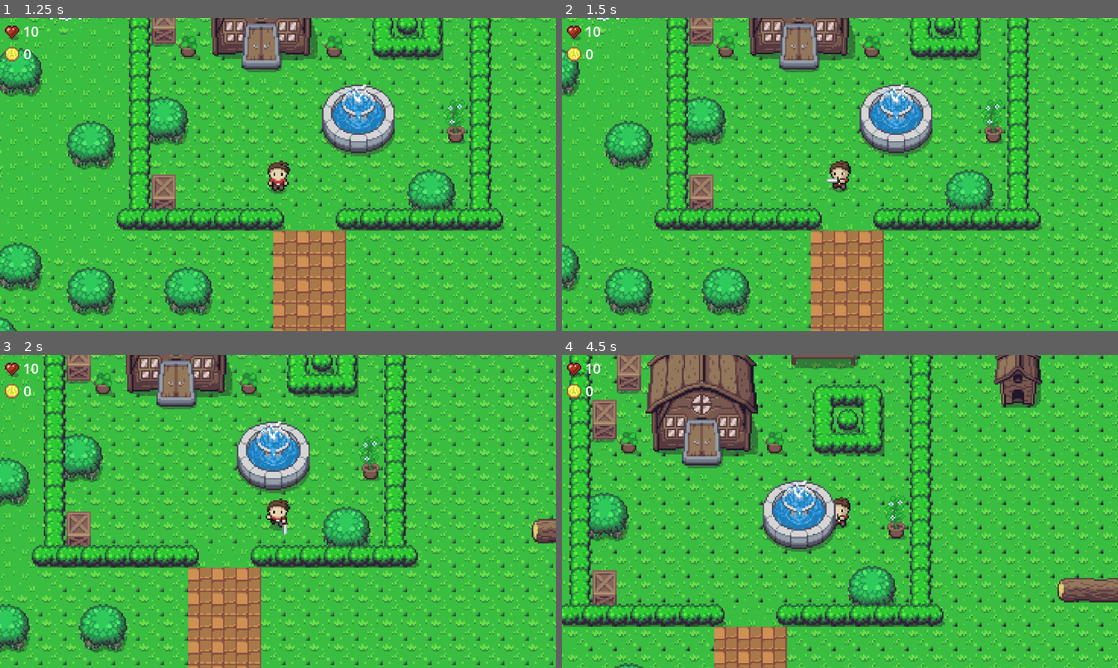
Above: before the commit, frames 1-4 (two rows, left to right).
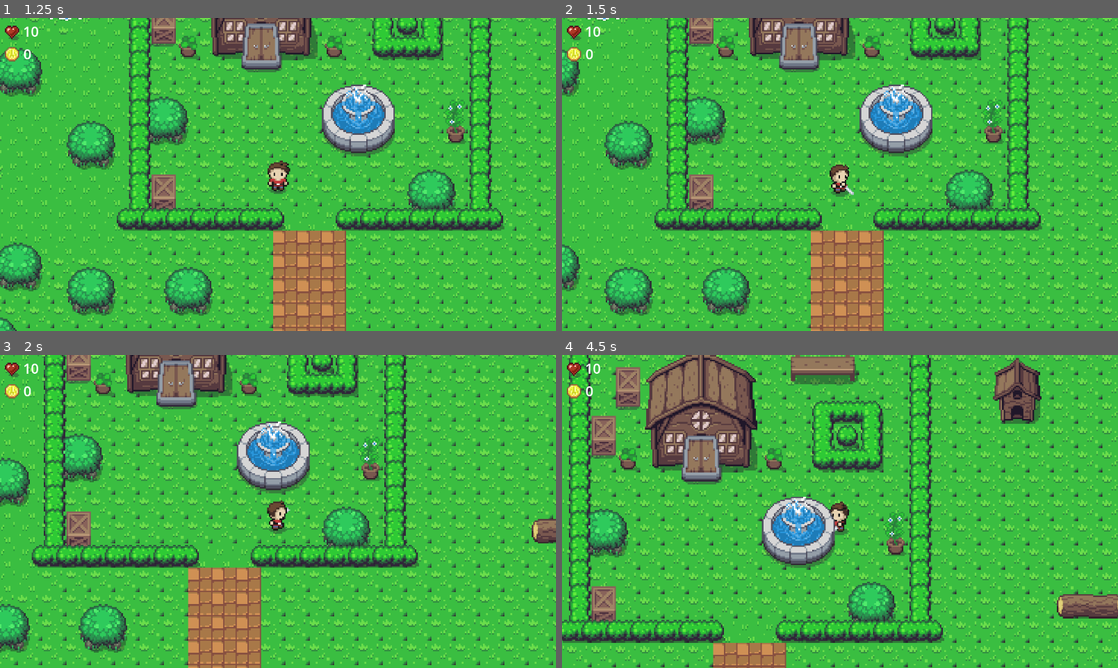
Above: after the commit, the same moments.

Repository: shokorev25/zeldich
Game: Godot game, scene res://scenes/UI/main_menu.tscn
Two runs of this game, one before a commit and one after it. Both use one fixed random seed, a clock stepped at 60 frames per second and the inputs below.
Inputs:
- Up to frame 1 (1.25 s): click "Play" at 0.5 s
- Up to frame 2 (1.5 s): tap Enter at 1.25 s; hold Right (ui_right) from 1.28 s (still down); tap Space (attack) at 1.35 s
- Up to frame 3 (2 s): keep holding Right (ui_right)
- Up to frame 4 (4.5 s): release Right (ui_right) at 2.03 s; hold Down (ui_down) 2.03-2.78 s; tap Space (attack) at 2.1, 2.85, 3.5, 3.6, 4.35 s; hold Right (ui_right) 2.78-3.53 s; hold Up (ui_up) 3.53-4.28 s; hold Left (ui_left) from 4.28 s (still down)

Frame 1 is identical in both runs. In frame 2, 0.3% of the frame differs, in the area x 47-53%, y 45-58%; in frame 3, 0.3%; in frame 4, 49%, in the area x 0-100%, y 0-100%.

Commit message:
fix animation

Diff:
--- a/scenes/enemy.gd
+++ b/scenes/enemy.gd
@@ -137,22 +137,6 @@
 		anim_sprite.play(anim_name)
 
 
-
-
-
-#func play_animation():
-	## Если проигрывается атака — ничего не делаем
-	#if anim_sprite.animation.begins_with("attack"):
-		#return
-	#if velocity.length() < 1:
-		#anim_sprite.play("default")
-		#return
-#
-	#if abs(velocity.x) > abs(velocity.y):
-		#anim_sprite.play("right" if velocity.x > 0 else "left")
-	#else:
-		#anim_sprite.play("down" if velocity.y > 0 else "up")
-
 func get_random_direction() -> Vector2:
 	var dirs = [
 		Vector2.UP,
--- a/scenes/player.gd
+++ b/scenes/player.gd
@@ -2,83 +2,81 @@
 
 @export var speed := 80.0
 @export var max_hp := 10
-
 @onready var anim_sprite: AnimatedSprite2D = $AnimatedSprite2D
 
 var hp := max_hp
 var is_attacking := false
 var hurt_timer := 0.0
-var is_dead := false   # ← ВАЖНО
+var is_dead := false # ← ВАЖНО
 
 @export var tilemap_path: NodePath
 @onready var camera: Camera2D = $Camera2D
 
-@export var attack_range := 32  # радиус атаки по объектам
-@export var attack_damage := 1  # сколько урона наносим объекту
+@export var attack_range := 32    # радиус атаки по объектам
+@export var attack_damage := 1    # сколько урона наносим объекту
+
+var attack_dir := Vector2.DOWN
+var last_move_dir := Vector2.DOWN
 
 func is_currently_attacking() -> bool:
 	return is_attacking
 
-
 func setup_camera_limits(tilemap: TileMap):
 	var used_rect = tilemap.get_used_rect()
 	var tile_size = tilemap.tile_set.tile_size
-
 	camera.limit_left = used_rect.position.x * tile_size.x
 	print(camera.limit_left)
 	camera.limit_top = used_rect.position.y * tile_size.y
 	camera.limit_right = (used_rect.position.x + used_rect.size.x) * tile_size.x
 	camera.limit_bottom = (used_rect.position.y + used_rect.size.y) * tile_size.y
 
-
 func _ready():
 	anim_sprite.animation_finished.connect(_on_animation_finished)
 
-
 func _physics_process(delta):
-
-
 	if is_dead:
 		velocity = Vector2.ZERO
 		move_and_slide()
 		return
 
-	var player_hp_diff = PlayerData.hp_diff
-	if player_hp_diff > 0:
-		take_heal(player_hp_diff)
-		PlayerData.hp_diff = 0
-	elif player_hp_diff < 0:
-		take_damage(abs(player_hp_diff))
-		PlayerData.hp_diff = 0
-
-	# восстановление цвета после удара
-	if hurt_timer > 0:
-		hurt_timer -= delta
-		if hurt_timer <= 0:
-			anim_sprite.modulate = Color.WHITE
-
 	var direction = Input.get_vector("ui_left", "ui_right", "ui_up", "ui_down")
 
+	# ---------- ДВИЖЕНИЕ (ВСЕГДА) ----------
+	if direction != Vector2.ZERO:
+		velocity = direction * speed
+		# если НЕ атакуем — обычный бег
+		if not is_attacking:
+			play_run(direction)
+		# запоминаем последнее направление движения
+		last_move_dir = direction
+	else:
+		velocity = velocity.move_toward(Vector2.ZERO, speed)
+		if not is_attacking:
+			play_idle()
+
+	# ---------- АТАКА ----------
 	if Input.is_action_just_pressed("attack") and not is_attacking:
 		is_attacking = true
-		anim_sprite.play("attack_down")
-		attack_objects()  # проверяем объекты рядом
-	elif not is_attacking:
-		if direction != Vector2.ZERO:
-			velocity = direction * speed
-			play_run(direction)
-		else:
-			velocity = velocity.move_toward(Vector2.ZERO, speed)
-			play_idle()
+		# если стоим — бьём вниз
+		attack_dir = last_move_dir if last_move_dir != Vector2.ZERO else Vector2.DOWN
+		play_attack(attack_dir)
+		attack_objects()
 
 	move_and_slide()
+
+func play_attack(dir: Vector2):
+	var anim := ""
+	if abs(dir.y) > abs(dir.x):
+		anim = "attack_down" if dir.y > 0 else "attack_up"
+	else:
+		anim = "attack_right" if dir.x > 0 else "attack_left"
+	anim_sprite.play(anim)
 
 func attack_objects():
 	# Получаем все объекты, которые находятся в пределах атаки
 	var attack_pos = attack_hitbox_position()
 	# Предположим, что все разрушаемые объекты в группе "Destroyable"
 	var objects = get_tree().get_nodes_in_group("Destroyable")
-
 	for obj in objects:
 		if not is_instance_valid(obj):
 			continue
@@ -86,29 +84,16 @@
 			obj.take_damage(attack_damage)
 
 func attack_hitbox_position() -> Vector2:
-	# Место, куда герой бьёт — можно сделать чуть перед ним
-	var dir = Vector2.ZERO
-	if anim_sprite.animation.begins_with("attack_down"):
-		dir = Vector2(0, 1)
-	elif anim_sprite.animation.begins_with("attack_up"):
-		dir = Vector2(0, -1)
-	elif anim_sprite.animation.begins_with("attack_right"):
-		dir = Vector2(1, 0)
-	elif anim_sprite.animation.begins_with("attack_left"):
-		dir = Vector2(-1, 0)
-	return global_position + dir * 20  # 20 = дистанция удара
-
+	return global_position + attack_dir.normalized() * 20
+	# 20 = дистанция удара
 
 func take_damage(damage: int):
 	if is_dead:
 		return
-
 	hp = clamp(hp - damage, 0, max_hp)
 	print("Герой получил урон:", damage, " HP:", hp)
-
 	anim_sprite.modulate = Color(1, 0.4, 0.4)
 	hurt_timer = 0.2
-
 	if hp == 0:
 		die()
 
@@ -122,15 +107,12 @@
 	is_dead = true
 	is_attacking = false
 	velocity = Vector2.ZERO
-
 	anim_sprite.play("default")
 	print("Герой умер")
-
 	# Останавливаем весь мир
 	get_tree().paused = true
 	get_tree().current_scene.lose_menu.visible = true
 	PlayerData.previous_scene_player_hp = 10
-
 
 func _on_animation_finished():
 	if anim_sprite.animation.begins_with("attack"):
@@ -142,7 +124,6 @@
 		anim = "run_down" if dir.y > 0 else "run_up"
 	else:
 		anim = "run_right" if dir.x > 0 else "run_left"
-
 	if anim_sprite.animation != anim:
 		anim_sprite.play(anim)
 
--- a/scenes/player.tscn
+++ b/scenes/player.tscn
@@ -40,6 +40,22 @@
 atlas = ExtResource("3_qhqgy")
 region = Rect2(96, 93, 32, 31)
 
+[sub_resource type="AtlasTexture" id="AtlasTexture_gl8cc"]
+atlas = ExtResource("3_qhqgy")
+region = Rect2(0, 62, 32, 31)
+
+[sub_resource type="AtlasTexture" id="AtlasTexture_487ah"]
+atlas = ExtResource("3_qhqgy")
+region = Rect2(32, 62, 32, 31)
+
+[sub_resource type="AtlasTexture" id="AtlasTexture_md1ol"]
+atlas = ExtResource("3_qhqgy")
+region = Rect2(64, 62, 32, 31)
+
+[sub_resource type="AtlasTexture" id="AtlasTexture_bj30b"]
+atlas = ExtResource("3_qhqgy")
+region = Rect2(96, 62, 32, 31)
+
 [sub_resource type="AtlasTexture" id="AtlasTexture_pf23h"]
 atlas = ExtResource("3_qhqgy")
 region = Rect2(0, 31, 32, 31)
@@ -160,7 +176,19 @@
 "name": &"attack_left",
 "speed": 5.0
 }, {
-"frames": [],
+"frames": [{
+"duration": 1.0,
+"texture": SubResource("AtlasTexture_gl8cc")
+}, {
+"duration": 1.0,
+"texture": SubResource("AtlasTexture_487ah")
+}, {
+"duration": 1.0,
+"texture": SubResource("AtlasTexture_md1ol")
+}, {
+"duration": 1.0,
+"texture": SubResource("AtlasTexture_bj30b")
+}],
 "loop": false,
 "name": &"attack_right",
 "speed": 5.0
@@ -288,4 +316,4 @@
 y_sort_enabled = true
 position = Vector2(0, 1)
 sprite_frames = SubResource("SpriteFrames_smehm")
-animation = &"attack_up"
+animation = &"attack_right"
Not shown: 1 places in scenes/player.tscn that only renumber resources
